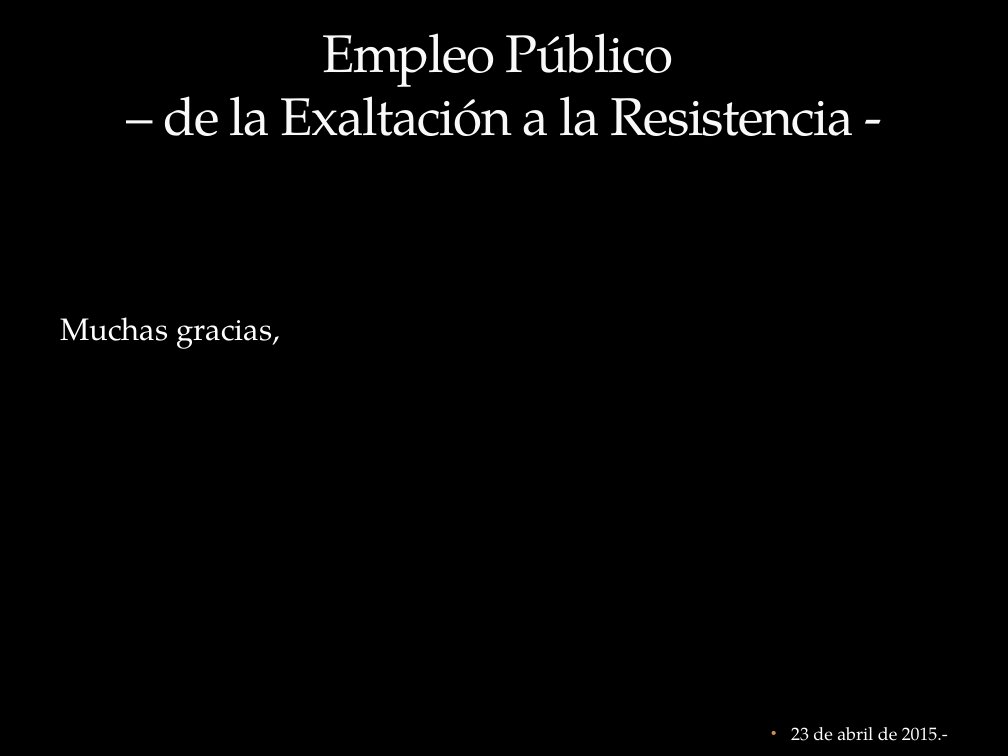
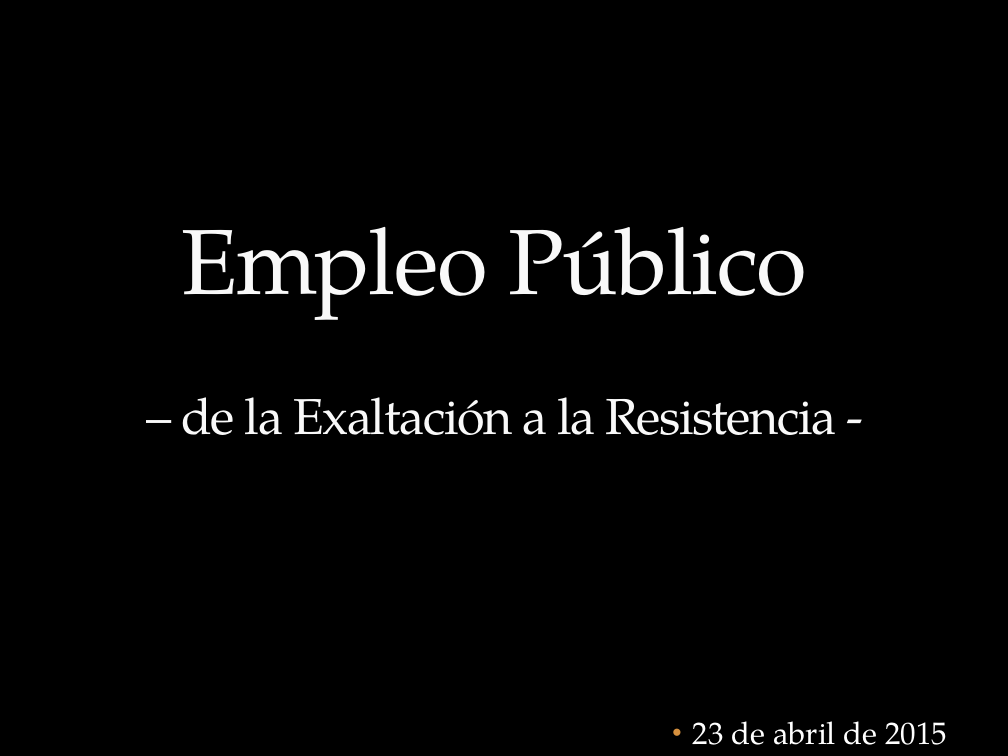
Before and after one commit to MTEySS/concursos, a slide deck: slide 1 of contenidos/otros/capacitacion_ate/capacitacion_ate-empleo_publico.pptx (slide 40 before the commit). Drawn at 1008x756 pixels with LibreOffice and Linux fonts; fonts in the diff are those of the drawing; background and template pictures are left out. Boxes give left, top, right and bottom in pixels: in the first picture for what was removed or moved away, otherwise in the second. Text is boxed around its words. In the diff, an @@ line names an element or a change of style, - is before the commit and + after.

```diff
--- a/contenidos/otros/capacitacion_ate/capacitacion_ate-empleo_publico.pptx
+++ b/contenidos/otros/capacitacion_ate/capacitacion_ate-empleo_publico.pptx
@@ title "Empleo Público – de la ...": place and size @@
-title "Empleo Público – de la ..." at (163,33,854,136)
+title "Empleo Público – de la ..." at (181,227,837,435)
@@ title "Empleo Público – de la ..." at (181,227,837,435): size 37.8 to 66 pt in "Empleo Público"; size 37.8 to 36 pt in "– de la Exaltación a la Resistencia ..." @@
@@ text at (693,721,947,745): text changed; size 12.8 to 22.2 pt @@
-Muchas gracias,
-                • 23 de abril de 2015.-
+                • 23 de abril de 2015
```
Also in this commit, not shown: 1 other slide changed, 2 other files.
